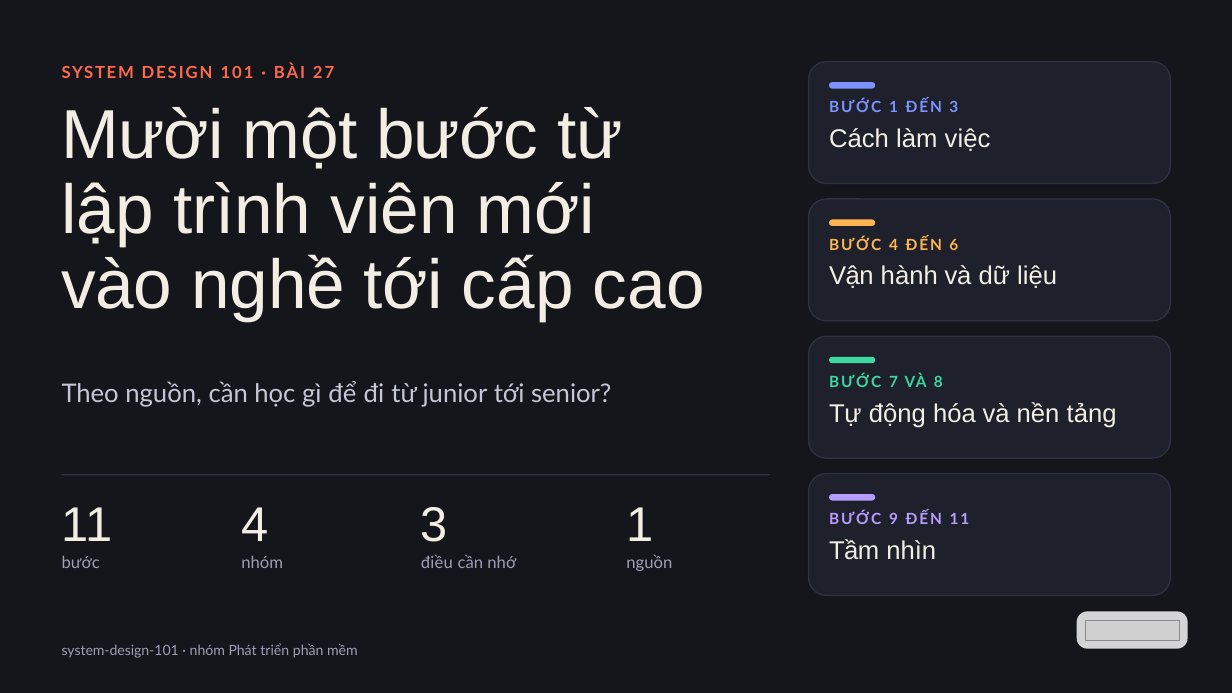
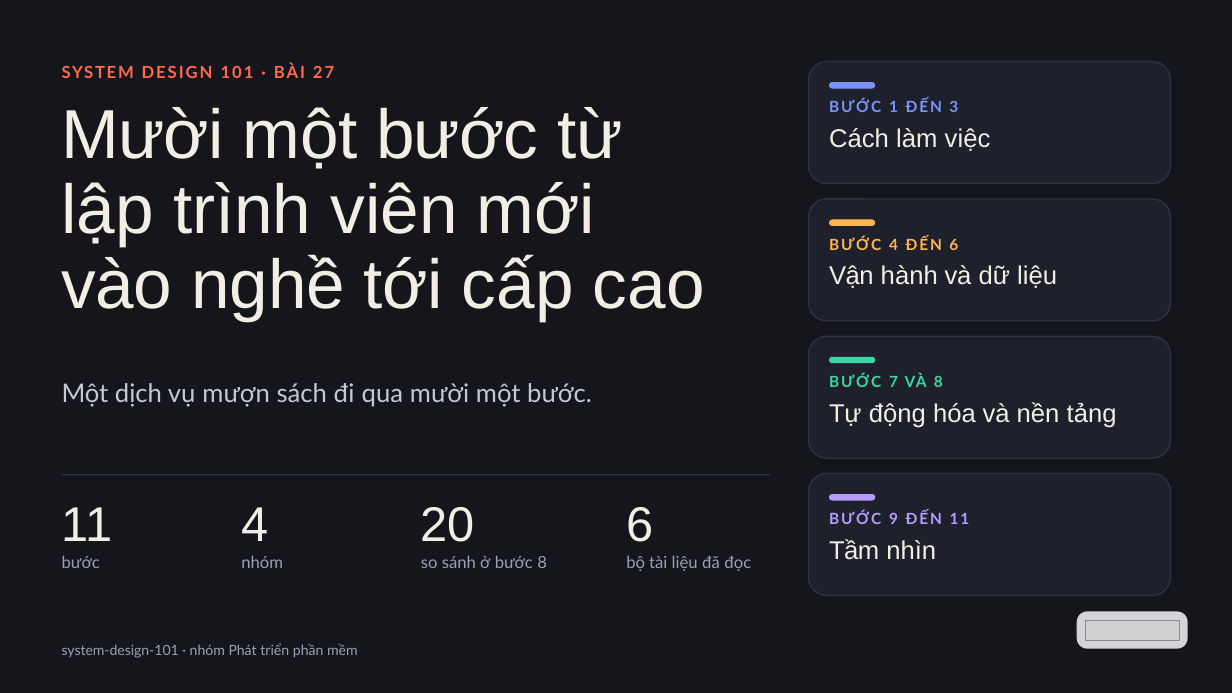
Before and after one commit to vohoailinh90/tool-marketing-studio, a slide deck: slide 1 of system-design-101/vi/lessons/sd-10-027/slides/sd-10-027.pptx. Drawn at 1232x693 pixels with LibreOffice and Linux fonts; fonts in the diff are those of the drawing; grey boxes stand for pictures. Boxes give left, top, right and bottom in pixels: in the first picture for what was removed or moved away, otherwise in the second. Text is boxed around its words. In the diff, an @@ line names an element or a change of style, - is before the commit and + after.

```diff
--- a/system-design-101/vi/lessons/sd-10-027/slides/sd-10-027.pptx
+++ b/system-design-101/vi/lessons/sd-10-027/slides/sd-10-027.pptx
@@ text at (62, 383, 592, 407): text changed @@
-Theo nguồn, cần học gì để đi từ junior tới senior?
+Một dịch vụ mượn sách đi qua mười một bước.
@@ text at (421, 507, 475, 542): text changed @@
-3
+20
@@ text at (626, 507, 653, 542): text changed @@
-1
+6
@@ text at (421, 555, 547, 568): text changed @@
-điều cần nhớ
+so sánh ở bước 8
@@ text at (626, 555, 751, 571): text changed @@
-nguồn
+bộ tài liệu đã đọc
```
Also in this commit, not shown: 9 other slides changed.
